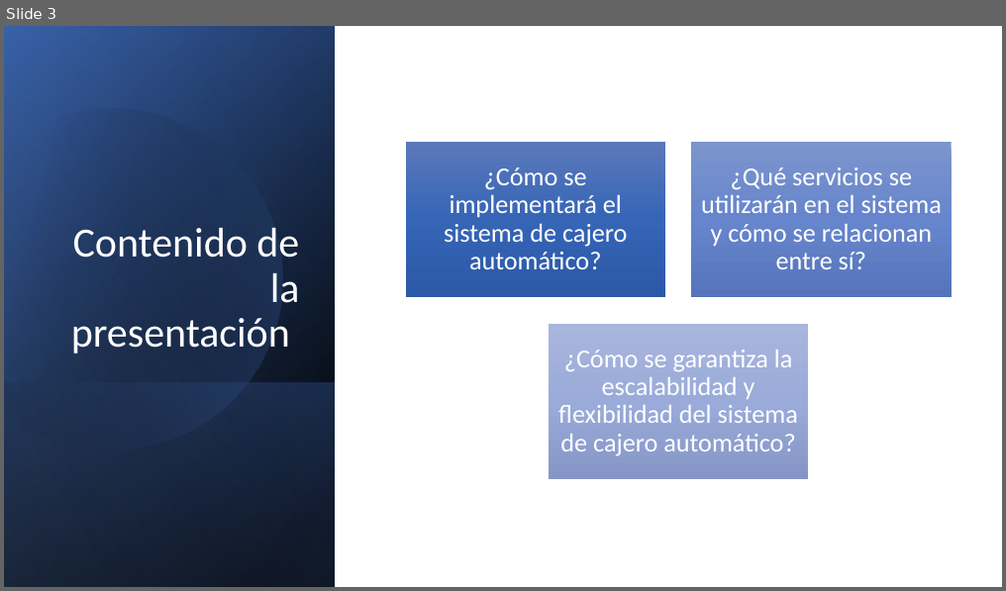
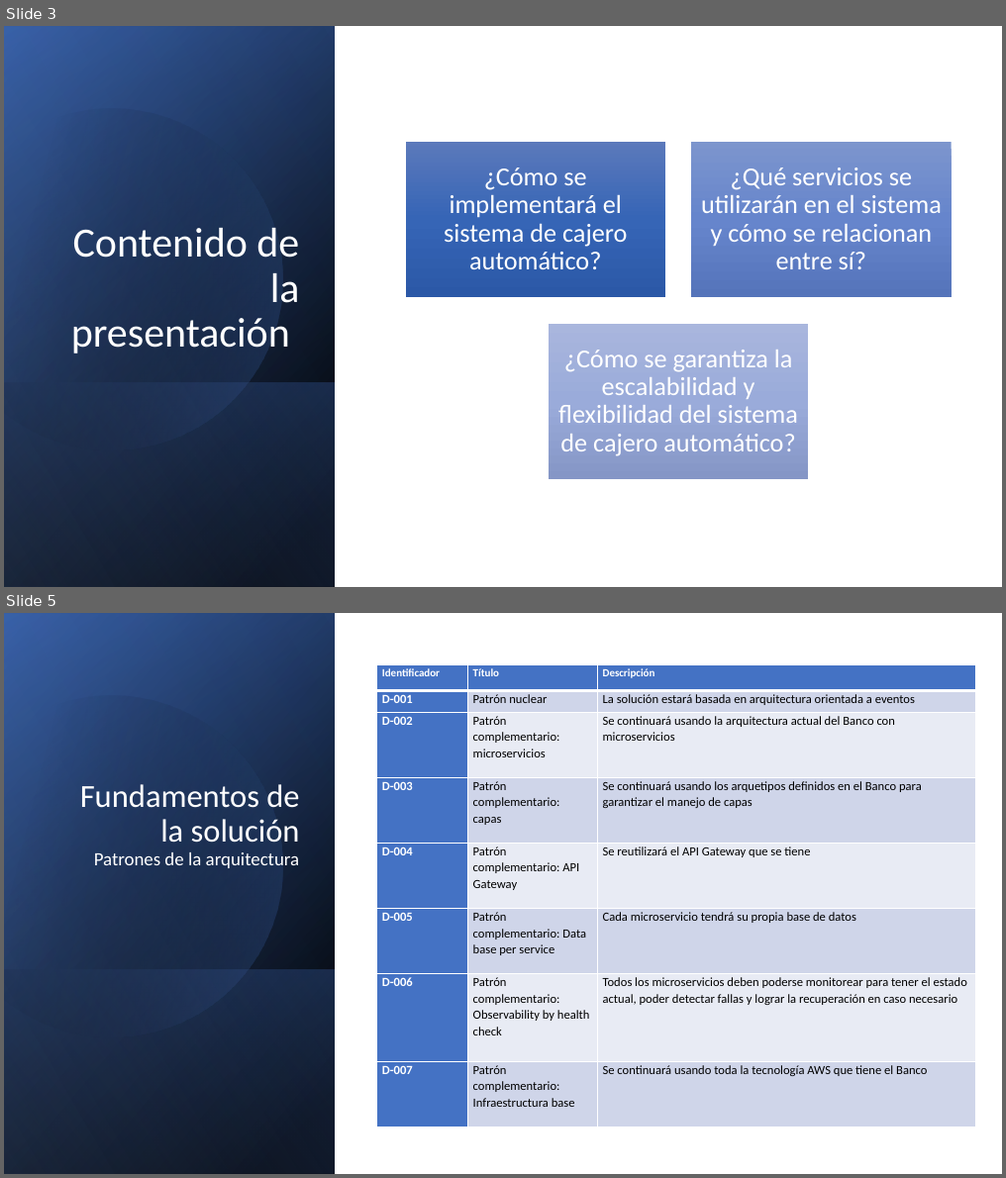
Before and after one commit to carlos-aliaga/ATM, a slide deck: docs/Cajero multi moneda.pptx. Shown one above the other, each under a label of ours: slide 3 before the commit, slides 3 and 5 after it; the slides between them are not shown. The pictures are 1006x591 and 1006x1178 pixels, drawn with LibreOffice and Linux fonts; fonts in the diff are those of the drawing. Boxes give left, top, right and bottom in pixels: in the first picture for what was removed or moved away, otherwise in the second. Text is boxed around its words. In the diff, an @@ line names an element or a change of style, - is before the commit and + after.

```diff
--- a/docs/Cajero multi moneda.pptx
+++ b/docs/Cajero multi moneda.pptx
@@ slide 5 added at <box>4,613,1002,1174</box>, background #FFFFFF @@
@@ rectangle added at <box>4,613,335,1174</box>, fill gradient #000000 to #2F5597 @@
@@ rectangle added at <box>4,614,335,1174</box>, fill gradient #000000 to #4472C4 @@
@@ rectangle added at <box>4,613,335,1174</box>, fill gradient #000000 to #8FAADC @@
@@ freeform shape added at <box>4,655,324,1072</box>, fill gradient #000000 to #4472C4 @@
@@ table added at <box>377,665,975,1128</box>, 8 rows, 3 columns @@
+Identificador | Título | Descripción
+D-001 | Patrón nuclear | La solución estará basada en arquitectura orientada a eventos
+D-002 | Patrón complementario: microservicios | Se continuará usando la arquitectura actual del Banco con microservicios
+D-003 | Patrón complementario: capas | Se continuará usando los arquetipos definidos en el Banco para garantizar el manejo de capas
+D-004 | Patrón complementario: API Gateway | Se reutilizará el API Gateway que se tiene
+D-005 | Patrón complementario: Data base per service | Cada microservicio tendrá su propia base de datos
+D-006 | Patrón complementario: Observability by health check | Todos los microservicios deben poderse monitorear para tener el estado actual, poder detectar fallas y lograr la recuperación en caso necesario
+D-007 | Patrón complementario: Infraestructura base | Se continuará usando toda la tecnología AWS que tiene el Banco
@@ title added at <box>80,784,300,868</box>, 18 pt, text #FFFFFF @@
+Fundamentos de la solución
+Patrones de la arquitectura
@@ rectangle added at <box>4,969,335,1174</box>, fill gradient #4472C4 to #000000 @@
```
Also in this commit, not shown: 1 slide changed, 1 other slide added.
